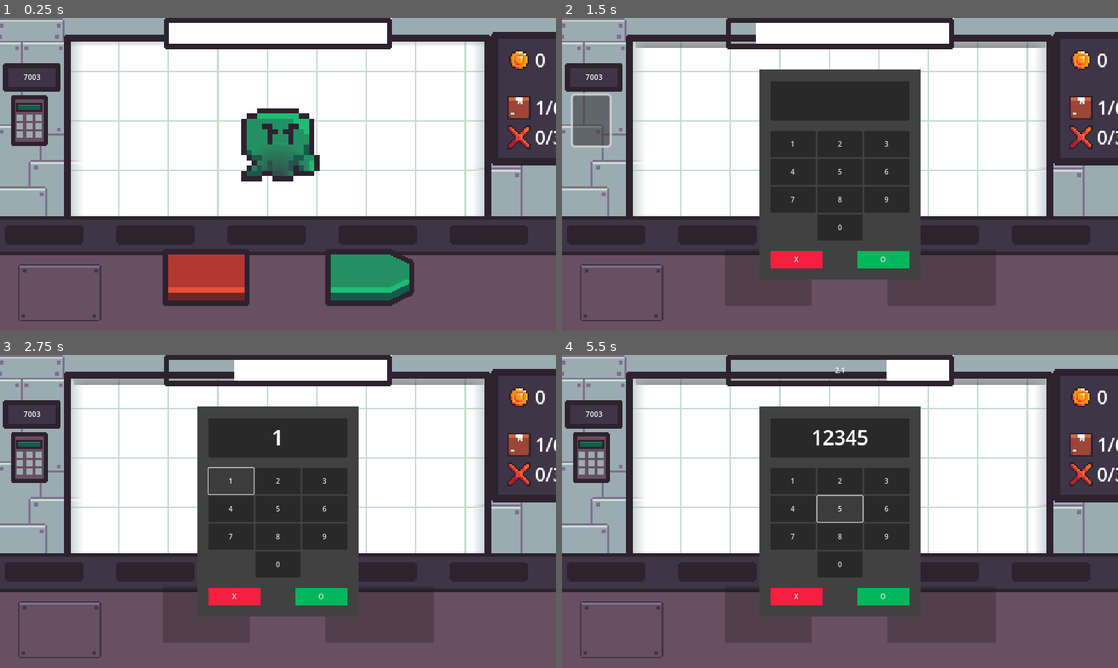
Above: before the commit, frames 1-4 (two rows, left to right).
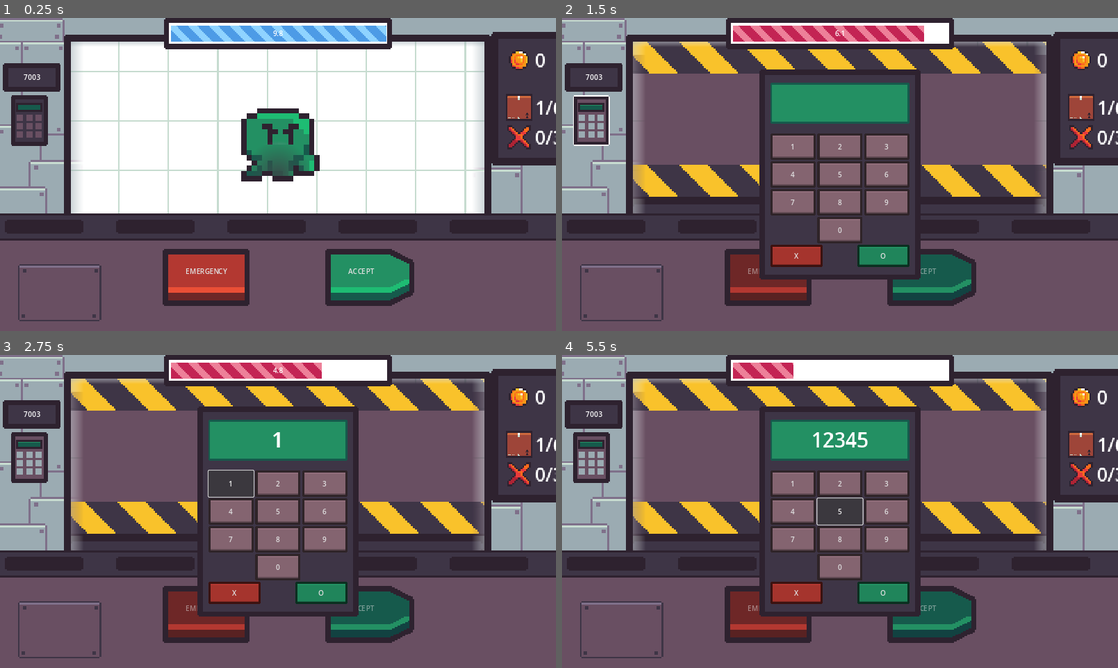
Above: after the commit, the same moments.

Repository: FixelDev/inside-out-inc
Game: Godot game, scene res://scenes/game/game.tscn
Same seed, same stepped clock (60 frames per second), same inputs: the game is played once before the commit and once after it.
Inputs (mouse positions are in pixels of both pictures, inside the frame that each line leads up to):
- Up to frame 1 (0.25 s): no input
- Up to frame 2 (1.5 s): click (767, 277) at 0.5 s; click (589, 121) at 1.25 s
- Up to frame 3 (2.75 s): click "1" at 2 s
- Up to frame 4 (5.5 s): click "2" at 2.75 s; click "3" at 3.5 s; click "4" at 4.25 s; click "5" at 5 s

The runs differ from the first frame. In frame 1, 7.8% of the frame differs, in the area x 0-100%, y 0-82%; in frame 2, 50%, in the area x 0-100%, y 0-92%; in frame 3, 48%; in frame 4, 48%.

Commit message:
Finished basic ui and graphics for the office

Diff:
--- /dev/null
+++ b/day/day.gd
@@ -0,0 +1 @@
+class_name Day extends Resource
--- a/entities/emergency_crate/emergency_crate.gd
+++ b/entities/emergency_crate/emergency_crate.gd
@@ -1,6 +1,8 @@
 class_name EmergencyCrate extends Node2D
 
 @onready var animation_player = %AnimationPlayer
+
+var is_emergency_mode: bool = false
 
 
 func close() -> void:
@@ -12,6 +14,11 @@
 
 
 func _on_game_emergency_mode_toggled(enabled):
+	if is_emergency_mode == enabled:
+		return
+
+	is_emergency_mode = enabled
+
 	if enabled:
 		close()
 	else:
--- a/entities/emergency_module/emergency_keypad_panel/number_button.tscn
+++ b/entities/emergency_module/emergency_keypad_panel/number_button.tscn
@@ -1,7 +1,18 @@
-[gd_scene format=3 uid="uid://vvlem36g7n7g"]
+[gd_scene load_steps=3 format=3 uid="uid://vvlem36g7n7g"]
+
+[ext_resource type="Texture2D" uid="uid://bynrdy5uuy4eu" path="res://entities/emergency_module/emergency_keypad_panel/button.png" id="1_k04x6"]
+
+[sub_resource type="StyleBoxTexture" id="StyleBoxTexture_ta5tk"]
+texture = ExtResource("1_k04x6")
+texture_margin_left = 14.0
+texture_margin_top = 14.0
+texture_margin_right = 14.0
+texture_margin_bottom = 14.0
+modulate_color = Color(0.562997, 0.425812, 0.47743, 1)
 
 [node name="NumberButton" type="Button"]
 custom_minimum_size = Vector2(0, 60)
 size_flags_horizontal = 3
 size_flags_vertical = 3
+theme_override_styles/normal = SubResource("StyleBoxTexture_ta5tk")
 text = "1"
--- a/entities/emergency_module/emergency_module.gd
+++ b/entities/emergency_module/emergency_module.gd
@@ -7,7 +7,6 @@
 signal emergency_code_checked(is_correct: bool)
 
 var emergency_code: int
-
 
 func _ready() -> void:
 	emergency_code = randi_range(1000, 9999)
--- a/entities/packages/alien_package/alien_package_1.tscn
+++ b/entities/packages/alien_package/alien_package_1.tscn
@@ -5,6 +5,7 @@
 [ext_resource type="Texture2D" uid="uid://bfuqn1pa271j6" path="res://entities/aliens/alien1/graphics/alien1.png" id="3_8lxyy"]
 
 [node name="AlienPackage" instance=ExtResource("1_8500i")]
+scale = Vector2(12, 12)
 x_ray_sprites = Array[Texture2D]([ExtResource("2_aw60n")])
 
 [node name="NormalSprite" parent="." index="0"]
--- a/entities/packages/box/box.tscn
+++ b/entities/packages/box/box.tscn
@@ -6,6 +6,7 @@
 [ext_resource type="Texture2D" uid="uid://dpgjmrl5uuvo8" path="res://entities/packages/box/graphics/box.png" id="4_gpv4q"]
 
 [node name="Box" instance=ExtResource("1_54ueh")]
+scale = Vector2(3, 3)
 x_ray_sprites = Array[Texture2D]([ExtResource("2_guhwv"), ExtResource("3_0qffl")])
 
 [node name="NormalSprite" parent="." index="0"]
--- a/entities/packages/package.tscn
+++ b/entities/packages/package.tscn
@@ -4,7 +4,6 @@
 [ext_resource type="Material" uid="uid://4gnfyg7ugi1n" path="res://scenes/game/window_mask.tres" id="2_fb5ry"]
 
 [node name="Package" type="Node2D"]
-scale = Vector2(12, 12)
 script = ExtResource("1_sjuyr")
 
 [node name="NormalSprite" type="Sprite2D" parent="."]
--- a/scenes/game/game.gd
+++ b/scenes/game/game.gd
@@ -34,17 +34,17 @@
 	toggle_buttons(true)
 	var package_scene: PackedScene = packages_scenes.pick_random()
 	current_package = package_scene.instantiate()
-	add_child(current_package)
+	package_spawn_point.add_child(current_package)
 	current_package.global_position = package_spawn_point.global_position
 
 	print(current_package.is_evil())
-	time_left_progress_bar.start_timer(10.0)
+	time_left_progress_bar.start_timer(10.0, time_left_progress_bar.TimerType.NORMAL)
 	Globals.packages_current_count += 1
 
 func _on_emergency_button_pressed():
 	toggle_buttons(false)
 	emergency_mode_toggled.emit(true)
-	time_left_progress_bar.start_timer(7.0)
+	time_left_progress_bar.start_timer(7.0, time_left_progress_bar.TimerType.EMERGENCY)
 
 
 func _on_accept_button_pressed():
@@ -93,6 +93,7 @@
 func _on_timer_extra_time_timeout():
 	toggle_buttons(false)
 	strike()
+	emergency_mode_toggled.emit(false)
 	#ADD CORRECT PACKAGE BEHAVIOUR
 
 	destroy_package()
--- a/scenes/game/game.tscn
+++ b/scenes/game/game.tscn
@@ -18,18 +18,33 @@
 [ext_resource type="Texture2D" uid="uid://mx0xh02esobb" path="res://ui/buttons/emergency_button.png" id="7_ttvmm"]
 [ext_resource type="Texture2D" uid="uid://cll583n4badmr" path="res://scenes/game/graphics/table/table_decoration2.png" id="7_yiyiw"]
 [ext_resource type="Texture2D" uid="uid://c42dj4f2p5dqs" path="res://ui/buttons/accept_button.png" id="8_h5wn8"]
+[ext_resource type="Texture2D" uid="uid://b8tej2evewbu3" path="res://ui/buttons/emergency_button_hover.png" id="8_mj55a"]
 [ext_resource type="Script" path="res://ui/stats_container/stats_container.gd" id="9_f07pv"]
 [ext_resource type="Texture2D" uid="uid://dpgjmrl5uuvo8" path="res://entities/packages/box/graphics/box.png" id="9_j1wal"]
+[ext_resource type="Texture2D" uid="uid://cbi2nbpih7ev7" path="res://ui/buttons/emergency_button_pressed.png" id="9_n70hm"]
+[ext_resource type="Texture2D" uid="uid://dfits2j68rm2u" path="res://ui/buttons/emergency_disabled.png" id="10_7v0cx"]
 [ext_resource type="Texture2D" uid="uid://bvyndehskgl1f" path="res://ui/stats_container/graphics/coin.png" id="10_xwoyr"]
 [ext_resource type="Texture2D" uid="uid://c1fuuqwtbkkds" path="res://entities/emergency_module/keypad.png" id="11_ebbve"]
+[ext_resource type="Texture2D" uid="uid://dcb6ydq8taaol" path="res://ui/buttons/accept_button_hover.png" id="12_60dsw"]
 [ext_resource type="Texture2D" uid="uid://byoy4hqusvlds" path="res://ui/stats_container/graphics/strike.png" id="12_xb1sl"]
 [ext_resource type="Texture2D" uid="uid://b5x7jxgjhscc8" path="res://ui/panel.png" id="13_1o150"]
+[ext_resource type="Texture2D" uid="uid://b4kbms1dpxp51" path="res://ui/buttons/accept_button_pressed.png" id="13_oqfgs"]
+[ext_resource type="Texture2D" uid="uid://bl7aj2dmlhpoh" path="res://ui/buttons/accept_button_disabled.png" id="14_gduhh"]
 [ext_resource type="Texture2D" uid="uid://dvtq3nlhda6lo" path="res://scenes/game/graphics/border.png" id="14_o33iu"]
 [ext_resource type="Texture2D" uid="uid://ce7v5hjbfm5ei" path="res://ui/progress_bar/under.png" id="14_ogtul"]
+[ext_resource type="Texture2D" uid="uid://c6j6os1rfv4j2" path="res://ui/progress_bar/fill_emergency.png" id="15_dsmix"]
 [ext_resource type="Texture2D" uid="uid://73jnfsbs3rjq" path="res://ui/progress_bar/border.png" id="15_kkt2q"]
+[ext_resource type="Texture2D" uid="uid://c63xgyr4j7ocj" path="res://ui/progress_bar/fill_normal.png" id="16_23ip5"]
 [ext_resource type="Texture2D" uid="uid://ewvysmrso6d5" path="res://scenes/game/graphics/wall/wall_decoration.png" id="17_nlatq"]
 [ext_resource type="Texture2D" uid="uid://t3ryi2inpjgp" path="res://entities/xray/graphics/xray.png" id="17_u2lnh"]
 [ext_resource type="Texture2D" uid="uid://u6wcejef6fm1" path="res://scenes/game/graphics/bg.png" id="18_4apnj"]
+[ext_resource type="Texture2D" uid="uid://vns4u1aw07sq" path="res://entities/emergency_module/keypad_hover.png" id="19_0flgl"]
+[ext_resource type="Texture2D" uid="uid://cb1h8st7s045s" path="res://entities/emergency_module/keypad_disabled.png" id="20_nroji"]
+[ext_resource type="Texture2D" uid="uid://bkgmaajtqp3sh" path="res://entities/emergency_module/emergency_keypad_panel/display.png" id="21_3q47j"]
+[ext_resource type="Texture2D" uid="uid://bynrdy5uuy4eu" path="res://entities/emergency_module/emergency_keypad_panel/button.png" id="22_amina"]
+[ext_resource type="Texture2D" uid="uid://bnsjx4wro4fjc" path="res://scenes/game/graphics/table.png" id="31_lajfo"]
+[ext_resource type="Texture2D" uid="uid://kwkoqtvpnhil" path="res://entities/emergency_crate/graphics/crate_bottom.png" id="32_b2w7x"]
+[ext_resource type="Texture2D" uid="uid://d4ejv8ag53m6o" path="res://entities/emergency_crate/graphics/crate_decoration.png" id="33_fdnng"]
 
 [sub_resource type="StyleBoxTexture" id="StyleBoxTexture_h1ktb"]
 texture = ExtResource("6_4fdm3")
@@ -42,6 +57,29 @@
 texture_margin_right = 14.0
 texture_margin_bottom = 42.0
 
+[sub_resource type="StyleBoxTexture" id="StyleBoxTexture_jsqyr"]
+texture = ExtResource("8_mj55a")
+texture_margin_left = 14.0
+texture_margin_top = 14.0
+texture_margin_right = 14.0
+texture_margin_bottom = 42.0
+
+[sub_resource type="StyleBoxTexture" id="StyleBoxTexture_vfn5u"]
+texture = ExtResource("9_n70hm")
+texture_margin_left = 14.0
+texture_margin_top = 30.0
+texture_margin_right = 14.0
+texture_margin_bottom = 14.0
+
+[sub_resource type="StyleBoxTexture" id="StyleBoxTexture_fu3we"]
+texture = ExtResource("10_7v0cx")
+texture_margin_left = 14.0
+texture_margin_top = 14.0
+texture_margin_right = 14.0
+texture_margin_bottom = 42.0
+
+[sub_resource type="StyleBoxEmpty" id="StyleBoxEmpty_gx0jm"]
+
 [sub_resource type="StyleBoxTexture" id="StyleBoxTexture_pjlxq"]
 texture = ExtResource("8_h5wn8")
 texture_margin_left = 14.0
@@ -49,6 +87,29 @@
 texture_margin_right = 100.0
 texture_margin_bottom = 62.0
 
+[sub_resource type="StyleBoxTexture" id="StyleBoxTexture_6uybi"]
+texture = ExtResource("12_60dsw")
+texture_margin_left = 14.0
+texture_margin_top = 35.0
+texture_margin_right = 100.0
+texture_margin_bottom = 62.0
+
+[sub_resource type="StyleBoxTexture" id="StyleBoxTexture_p2h2l"]
+texture = ExtResource("13_oqfgs")
+texture_margin_left = 14.0
+texture_margin_top = 51.0
+texture_margin_right = 100.0
+texture_margin_bottom = 40.0
+
+[sub_resource type="StyleBoxTexture" id="StyleBoxTexture_adl5j"]
+texture = ExtResource("14_gduhh")
+texture_margin_left = 14.0
+texture_margin_top = 35.0
+texture_margin_right = 100.0
+texture_margin_bottom = 62.0
+
+[sub_resource type="StyleBoxEmpty" id="StyleBoxEmpty_0wsyv"]
+
 [sub_resource type="StyleBoxTexture" id="StyleBoxTexture_85yi6"]
 texture = ExtResource("13_1o150")
 texture_margin_left = 14.0
@@ -59,14 +120,46 @@
 [sub_resource type="StyleBoxTexture" id="StyleBoxTexture_rreug"]
 texture = ExtResource("11_ebbve")
 
-[sub_resource type="StyleBoxFlat" id="StyleBoxFlat_x5fn5"]
-bg_color = Color(0.255659, 0.255659, 0.255659, 1)
-
-[sub_resource type="StyleBoxFlat" id="StyleBoxFlat_whimn"]
-bg_color = Color(0.963617, 0.121957, 0.251386, 1)
-
-[sub_resource type="StyleBoxFlat" id="StyleBoxFlat_ymref"]
-bg_color = Color(0, 0.718134, 0.366609, 1)
+[sub_resource type="StyleBoxTexture" id="StyleBoxTexture_gk736"]
+texture = ExtResource("19_0flgl")
+
+[sub_resource type="StyleBoxTexture" id="StyleBoxTexture_ltgkb"]
+texture = ExtResource("19_0flgl")
+
+[sub_resource type="StyleBoxTexture" id="StyleBoxTexture_pg0ji"]
+texture = ExtResource("20_nroji")
+
+[sub_resource type="StyleBoxEmpty" id="StyleBoxEmpty_2xoq1"]
+
+[sub_resource type="StyleBoxTexture" id="StyleBoxTexture_u46ae"]
+texture = ExtResource("13_1o150")
+texture_margin_left = 14.0
+texture_margin_top = 14.0
+texture_margin_right = 14.0
+texture_margin_bottom = 14.0
+
+[sub_resource type="StyleBoxTexture" id="StyleBoxTexture_mxst1"]
+texture = ExtResource("21_3q47j")
+texture_margin_left = 14.0
+texture_margin_top = 14.0
+texture_margin_right = 14.0
+texture_margin_bottom = 14.0
+
+[sub_resource type="StyleBoxTexture" id="StyleBoxTexture_6tgc2"]
+texture = ExtResource("22_amina")
+texture_margin_left = 14.0
+texture_margin_top = 14.0
+texture_margin_right = 14.0
+texture_margin_bottom = 14.0
+modulate_color = Color(0.701961, 0.219608, 0.192157, 1)
+
+[sub_resource type="StyleBoxTexture" id="StyleBoxTexture_ajktt"]
+texture = ExtResource("22_amina")
+texture_margin_left = 14.0
+texture_margin_top = 14.0
+texture_margin_right = 14.0
+texture_margin_bottom = 14.0
+modulate_color = Color(0.137255, 0.564706, 0.388235, 1)
 
 [sub_resource type="StyleBoxTexture" id="StyleBoxTexture_2433e"]
 texture = ExtResource("13_1o150")
@@ -80,30 +173,30 @@
 tracks/0/type = "value"
 tracks/0/imported = false
 tracks/0/enabled = true
-tracks/0/path = NodePath("Sprite2D:position")
+tracks/0/path = NodePath(".:position")
 tracks/0/interp = 1
 tracks/0/loop_wrap = true
 tracks/0/keys = {
 "times": PackedFloat32Array(0),
 "transitions": PackedFloat32Array(1),
 "update": 0,
-"values": [Vector2(0, -0.0681197)]
+"values": [Vector2(641, -131)]
 }
 
 [sub_resource type="Animation" id="Animation_j0ks7"]
 resource_name = "toggle"
-length = 0.7
+length = 0.9
 tracks/0/type = "value"
 tracks/0/imported = false
 tracks/0/enabled = true
-tracks/0/path = NodePath("Sprite2D:position")
+tracks/0/path = NodePath(".:position")
 tracks/0/interp = 1
 tracks/0/loop_wrap = true
 tracks/0/keys = {
-"times": PackedFloat32Array(0, 0.3, 0.7),
+"times": PackedFloat32Array(0, 0.3, 0.5),
 "transitions": PackedFloat32Array(1, 1, 1),
 "update": 0,
-"values": [Vector2(0, -0.0681197), Vector2(-7.62344e-07, 9.58362), Vector2(-0.012491, 10.7304)]
+"values": [Vector2(641, -131), Vector2(641, 242), Vector2(641, 289)]
 }
 
 [sub_resource type="AnimationLibrary" id="AnimationLibrary_gv6mo"]
@@ -115,7 +208,7 @@
 [node name="Game" type="Node2D" node_paths=PackedStringArray("package_spawn_point", "emergency_button", "accept_button")]
 script = ExtResource("1_w4xhy")
 packages_scenes = Array[PackedScene]([ExtResource("2_gk3w8"), ExtResource("6_p84wr")])
-package_spawn_point = NodePath("PackagesSpawnPoint")
+package_spawn_point = NodePath("WallWindow/PackagesSpawnPoint")
 emergency_button = NodePath("UI/Table/VBoxContainer/HBoxContainer/EmergencyButton")
 accept_button = NodePath("UI/Table/VBoxContainer/HBoxContainer/AcceptButton")
 
@@ -149,7 +242,7 @@
 layout_mode = 0
 offset_top = -24.0
 offset_right = 325.0
-offset_bottom = 9.0
+offset_bottom = -1.0
 scale = Vector2(4, 4)
 theme_override_styles/panel = SubResource("StyleBoxTexture_h1ktb")
 
@@ -179,12 +272,22 @@
 layout_mode = 2
 size_flags_horizontal = 4
 theme_override_styles/normal = SubResource("StyleBoxTexture_bw53p")
+theme_override_styles/hover = SubResource("StyleBoxTexture_jsqyr")
+theme_override_styles/pressed = SubResource("StyleBoxTexture_vfn5u")
+theme_override_styles/disabled = SubResource("StyleBoxTexture_fu3we")
+theme_override_styles/focus = SubResource("StyleBoxEmpty_gx0jm")
+text = "EMERGENCY"
 
 [node name="AcceptButton" type="Button" parent="UI/Table/VBoxContainer/HBoxContainer"]
 custom_minimum_size = Vector2(250, 0)
 layout_mode = 2
 size_flags_horizontal = 4
 theme_override_styles/normal = SubResource("StyleBoxTexture_pjlxq")
+theme_override_styles/hover = SubResource("StyleBoxTexture_6uybi")
+theme_override_styles/pressed = SubResource("StyleBoxTexture_p2h2l")
+theme_override_styles/disabled = SubResource("StyleBoxTexture_adl5j")
+theme_override_styles/focus = SubResource("StyleBoxEmpty_0wsyv")
+text = "ACCEPT"
 
 [node name="NinePatchRect" type="NinePatchRect" parent="UI/Table"]
 layout_mode = 0
@@ -235,21 +338,80 @@
 grow_vertical = 2
 scale = Vector2(2.36, 2.36)
 theme_override_styles/normal = SubResource("StyleBoxTexture_rreug")
+theme_override_styles/hover = SubResource("StyleBoxTexture_gk736")
+theme_override_styles/pressed = SubResource("StyleBoxTexture_ltgkb")
+theme_override_styles/disabled = SubResource("StyleBoxTexture_pg0ji")
+theme_override_styles/focus = SubResource("StyleBoxEmpty_2xoq1")
+disabled = true
 text = "
 "
 script = ExtResource("5_2847e")
 
-[node name="TimeLeftProgressBar" type="TextureProgressBar" parent="UI"]
-unique_name_in_owner = true
+[node name="TimeLeftProgressBarContainer" type="Control" parent="UI"]
+layout_mode = 3
+anchors_preset = 0
+offset_right = 40.0
+offset_bottom = 40.0
+
+[node name="Under" type="TextureRect" parent="UI/TimeLeftProgressBarContainer"]
+layout_mode = 1
 anchors_preset = 5
 anchor_left = 0.5
 anchor_right = 0.5
-offset_left = -263.0
-offset_right = 263.0
+offset_left = 365.0
+offset_top = 6.0
+offset_right = 877.0
+offset_bottom = 64.0
+grow_horizontal = 2
+texture = ExtResource("14_ogtul")
+expand_mode = 2
+
+[node name="FillEmergency" type="TextureRect" parent="UI/TimeLeftProgressBarContainer"]
+unique_name_in_owner = true
+visible = false
+texture_repeat = 2
+layout_mode = 1
+anchors_preset = 5
+anchor_left = 0.5
+anchor_right = 0.5
+offset_left = 374.0
+offset_top = 17.0
+offset_right = 869.0
+offset_bottom = 55.0
+grow_horizontal = 2
+texture = ExtResource("15_dsmix")
+expand_mode = 2
+stretch_mode = 1
+
+[node name="FillNormal" type="TextureRect" parent="UI/TimeLeftProgressBarContainer"]
+unique_name_in_owner = true
+visible = false
+texture_repeat = 2
+layout_mode = 1
+anchors_preset = 5
+anchor_left = 0.5
+anchor_right = 0.5
+offset_left = 374.0
+offset_top = 17.0
+offset_right = 869.0
+offset_bottom = 55.0
+grow_horizontal = 2
+texture = ExtResource("16_23ip5")
+expand_mode = 2
+stretch_mode = 1
+
+[node name="TimeLeftProgressBar" type="TextureProgressBar" parent="UI/TimeLeftProgressBarContainer"]
+unique_name_in_owner = true
+layout_mode = 1
+anchors_preset = 5
+anchor_left = 0.5
+anchor_right = 0.5
+offset_left = 357.0
+offset_right = 883.0
 offset_bottom = 72.0
 grow_horizontal = 2
 step = 0.001
-value = 30.0
+value = 1.0
 fill_mode = 1
 nine_patch_stretch = true
 stretch_margin_left = 14
@@ -260,7 +422,7 @@
 texture_progress = ExtResource("14_ogtul")
 script = ExtResource("4_1w6ym")
 
-[node name="TimeLeftLabel" type="Label" parent="UI/TimeLeftProgressBar"]
+[node name="TimeLeftLabel" type="Label" parent="UI/TimeLeftProgressBarContainer/TimeLeftProgressBar"]
 unique_name_in_owner = true
 layout_mode = 1
 anchors_preset = 15
@@ -285,7 +447,7 @@
 offset_bottom = 241.5
 grow_horizontal = 2
 grow_vertical = 2
-theme_override_styles/panel = SubResource("StyleBoxFlat_x5fn5")
+theme_override_styles/panel = SubResource("StyleBoxTexture_u46ae")
 script = ExtResource("6_pw2re")
 number_button_scene = ExtResource("7_qrn5g")
 
@@ -303,10 +465,11 @@
 
 [node name="PanelContainer" type="PanelContainer" parent="UI/EmergencyKeypadPanel/VBoxContainer"]
 layout_mode = 2
+theme_override_styles/panel = SubResource("StyleBoxTexture_mxst1")
 
 [node name="EnteredCodeLabel" type="Label" parent="UI/EmergencyKeypadPanel/VBoxContainer/PanelContainer"]
 unique_name_in_owner = true
-custom_minimum_size = Vector2(0, 90)
+custom_minimum_size = Vector2(0, 65.96)
 layout_mode = 2
 theme_override_font_sizes/font_size = 46
 horizontal_alignment = 1
@@ -322,6 +485,7 @@
 columns = 3
 
 [node name="Spacer2" type="Control" parent="UI/EmergencyKeypadPanel/VBoxContainer"]
+visible = false
 custom_minimum_size = Vector2(0, 16.245)
 layout_mode = 2
 
@@ -334,14 +498,14 @@
 custom_minimum_size = Vector2(0, 40)
 layout_mode = 2
 size_flags_horizontal = 3
-theme_override_styles/normal = SubResource("StyleBoxFlat_whimn")
+theme_override_styles/normal = SubResource("StyleBoxTexture_6tgc2")
 text = "X"
 
 [node name="AcceptButton" type="Button" parent="UI/EmergencyKeypadPanel/VBoxContainer/ButtonsContainer"]
 custom_minimum_size = Vector2(0, 40)
 layout_mode = 2
 size_flags_horizontal = 3
-theme_override_styles/normal = SubResource("StyleBoxFlat_ymref")
+theme_override_styles/normal = SubResource("StyleBoxTexture_ajktt")
 text = "O"
 
 [node name="PanelContainer" type="PanelContainer" parent="UI"]
@@ -525,8 +689,6 @@
 patch_margin_bottom = 4
 
 [node name="WallWindow" type="Node2D" parent="."]
-metadata/_edit_group_ = true
-metadata/_edit_lock_ = true
 
 [node name="WindowMask" type="PointLight2D" parent="WallWindow"]
 position = Vector2(639.5, 258.5)
@@ -543,23 +705,60 @@
 region_enabled = true
 region_rect = Rect2(-613, -277, 1145, 534)
 
+[node name="PackagesSpawnPoint" type="Marker2D" parent="WallWindow"]
+position = Vector2(640, 292)
+
 [node name="EmergencyCrate" type="Node2D" parent="WallWindow"]
-position = Vector2(641, -93)
+position = Vector2(641, -131)
 scale = Vector2(4.36, 4.36)
 script = ExtResource("7_fli0l")
 
-[node name="Sprite2D" type="Sprite2D" parent="WallWindow/EmergencyCrate"]
-modulate = Color(0.109804, 0.109804, 0.109804, 0.458824)
+[node name="Crate" type="Sprite2D" parent="WallWindow/EmergencyCrate"]
 material = ExtResource("3_h6v4r")
-position = Vector2(0, -0.0681197)
-scale = Vector2(13.5321, 3.28611)
-texture = ExtResource("2_pk478")
+position = Vector2(0, -8.92167)
+scale = Vector2(6.8664, 2.37813)
+texture = ExtResource("31_lajfo")
+region_rect = Rect2(-167, 57, 263, 39)
 
 [node name="AnimationPlayer" type="AnimationPlayer" parent="WallWindow/EmergencyCrate"]
 unique_name_in_owner = true
 libraries = {
 "": SubResource("AnimationLibrary_gv6mo")
 }
+
+[node name="Decoration1" type="NinePatchRect" parent="WallWindow/EmergencyCrate"]
+material = ExtResource("3_h6v4r")
+offset_left = -112.0
+offset_top = 28.0
+offset_right = 110.0
+offset_bottom = 41.0
+texture = ExtResource("32_b2w7x")
+patch_margin_left = 6
+patch_margin_top = 6
+patch_margin_right = 4
+patch_margin_bottom = 6
+
+[node name="Decoration2" type="TextureRect" parent="WallWindow/EmergencyCrate"]
+texture_repeat = 2
+material = ExtResource("3_h6v4r")
+offset_left = -110.0
+offset_top = 11.0
+offset_right = 111.0
+offset_bottom = 28.0
+texture = ExtResource("33_fdnng")
+expand_mode = 1
+stretch_mode = 1
+
+[node name="Decoration3" type="TextureRect" parent="WallWindow/EmergencyCrate"]
+texture_repeat = 2
+material = ExtResource("3_h6v4r")
+offset_left = -109.862
+offset_top = -53.6697
+offset_right = 111.138
+offset_bottom = -36.6697
+texture = ExtResource("33_fdnng")
+expand_mode = 1
+stretch_mode = 1
 
 [node name="Xray" type="PointLight2D" parent="."]
 position = Vector2(500, 266)
@@ -569,9 +768,6 @@
 texture = ExtResource("17_u2lnh")
 texture_scale = 0.43
 script = ExtResource("5_yaqef")
-
-[node name="PackagesSpawnPoint" type="Marker2D" parent="."]
-position = Vector2(640, 292)
 
 [node name="Timers" type="Node" parent="."]
 
@@ -600,4 +796,5 @@
 [connection signal="pressed" from="UI/EmergencyKeypadPanel/VBoxContainer/ButtonsContainer/ResetButton" to="UI/EmergencyKeypadPanel" method="_on_reset_button_pressed"]
 [connection signal="pressed" from="UI/EmergencyKeypadPanel/VBoxContainer/ButtonsContainer/AcceptButton" to="UI/EmergencyKeypadPanel" method="_on_accept_button_pressed"]
 [connection signal="timeout" from="Timers/TimerToSpawnPackage" to="." method="_on_timer_to_spawn_package_timeout"]
+[connection signal="timeout" from="Timers/TimerTimeToLeft" to="UI/TimeLeftProgressBarContainer/TimeLeftProgressBar" method="_on_timer_time_to_left_timeout"]
 [connection signal="timeout" from="Timers/TimerExtraTime" to="." method="_on_timer_extra_time_timeout"]
--- a/scenes/game/time_left_progress_bar.gd
+++ b/scenes/game/time_left_progress_bar.gd
@@ -3,17 +3,31 @@
 @onready var time_left_label = %TimeLeftLabel
 @onready var timer_time_to_left = %TimerTimeToLeft
 @onready var timer_extra_time = %TimerExtraTime
+@onready var fill_emergency = %FillEmergency
+@onready var fill_normal = %FillNormal
+
+enum TimerType {NORMAL, EMERGENCY}
 
 var is_timer_in_progress: bool = false
+var seconds_left: float
 
-
-func start_timer(seconds_left: float) -> void:
+func start_timer(seconds_left: float, timer_type: TimerType) -> void:
+	self.seconds_left = seconds_left
 	max_value = seconds_left
-	value = seconds_left
+	value = 0
 	time_left_label.text = str(seconds_left)
 	timer_time_to_left.wait_time = seconds_left
 	timer_time_to_left.start()
 	is_timer_in_progress = true
+
+	match timer_type:
+		TimerType.NORMAL:
+			fill_normal.visible = true
+			fill_emergency.visible = false
+		TimerType.EMERGENCY:
+			fill_normal.visible = false
+			fill_emergency.visible = true
+
 
 
 func stop_timer() -> void:
@@ -27,7 +41,7 @@
 		return
 
 	var snapped_value: float = snapped(timer_time_to_left.time_left, 0.1)
-	value = timer_time_to_left.time_left
+	value = seconds_left - timer_time_to_left.time_left
 	time_left_label.text = str(snapped_value)
 
 
Binary file added: entities/emergency_crate/graphics/crate_bottom.aseprite
Binary file added: entities/emergency_crate/graphics/crate_bottom.png
Not shown, added: entities/emergency_crate/graphics/crate_bottom.png.import
Binary file added: entities/emergency_crate/graphics/crate_decoration.aseprite
Binary file added: entities/emergency_crate/graphics/crate_decoration.png
Not shown, added: entities/emergency_crate/graphics/crate_decoration.png.import
Binary file added: entities/emergency_module/emergency_keypad_panel/button.aseprite
Binary file added: entities/emergency_module/emergency_keypad_panel/button.png
Not shown, added: entities/emergency_module/emergency_keypad_panel/button.png.import
Binary file added: entities/emergency_module/emergency_keypad_panel/display.aseprite
Binary file added: entities/emergency_module/emergency_keypad_panel/display.png
Not shown, added: entities/emergency_module/emergency_keypad_panel/display.png.import
(and 34 more such lines)
